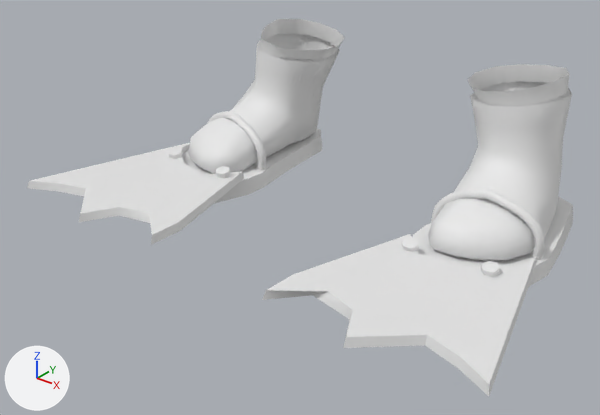
What one commit did to the COLLADA model Scrap Mechanic/Survival/RaftMod/Character/Char_player/Flipper/Flipper.dae.
Camera for both pictures: a camera (50 mm lens) standing at (0.0226, -0.0345, 0.019) and looking at (-0.0002, -0.006, 0.0014). Lighting does not change. The marker at lower left points along +X, +Y and +Z. Materials are left out; every surface is plain grey.

The first picture shows 'Male_Outfit_Farmer_Feet_comb_moved'.
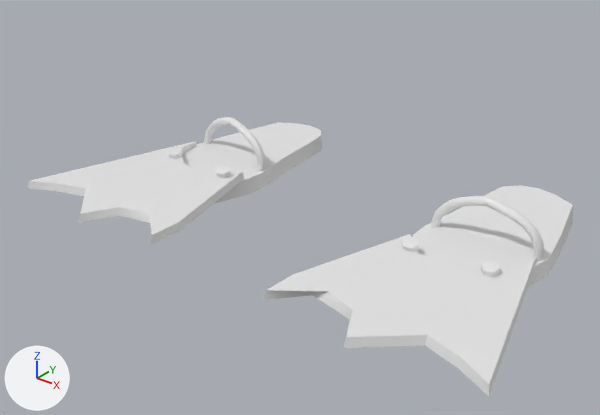
Changed parts and their boxes (x1, y1, x2, y2) in the pictures (600 x 415 px; the box of a moved part takes in the faces that stretch with it):
'Male_Outfit_Farmer_Feet_comb_moved', reshaped (26% shorter): before (27, 19, 573, 397); after (27, 117, 573, 397)
part 1 of me_male_outfit_farmer_feet_comb_movedmesh, moved or reshaped: before (428, 64, 572, 261); after (431, 196, 544, 260)
part 2 of me_male_outfit_farmer_feet_comb_movedmesh, moved or reshaped: before (188, 19, 344, 174); after (204, 117, 266, 171)

The change, as a diff of the scene's bpy script:
```diff
--- a/Scrap Mechanic/Survival/RaftMod/Character/Char_player/Flipper/Flipper.dae.py
+++ b/Scrap Mechanic/Survival/RaftMod/Character/Char_player/Flipper/Flipper.dae.py
@@ me_male_outfit_farmer_feet_comb_movedmesh @@
 # used by ob_male_outfit_farmer_feet_comb_moved; location = (0.0, 0.0, 0.0)
-me_male_outfit_farmer_feet_comb_movedmesh.from_pydata(...)  # 784 vertices, 1448 faces; spans x -0.0136..0.0134, y -0.0135..0.0045, z 0.0..0.0077
+me_male_outfit_farmer_feet_comb_movedmesh.from_pydata(...)  # 526 vertices, 960 faces; spans x -0.0136..0.0134, y -0.0135..0.0045, z -0.0001..0.0031
+# me_male_outfit_farmer_feet_comb_movedmesh part 1: 2 vertices moved within x 0.0058..0.0105, y -0.0028..-0.0026, z 0.0014..0.0015; 260 vertices removed from x 0.0042..0.0109, y -0.0052..0.0045, z 0.0003..0.0077; 131 vertices added at x 0.0053..0.0109, y -0.0031..-0.0023, z -0.0001..0.0031
+# me_male_outfit_farmer_feet_comb_movedmesh part 2: 1 vertex moved within x -0.0081, y -0.0023, z 0.0031; 260 vertices removed from x -0.0108..-0.0042, y -0.0052..0.0045, z 0.0002..0.0077; 131 vertices added at x -0.0108..-0.0052, y -0.003..-0.0015, z -0.0001..0.0031
```
